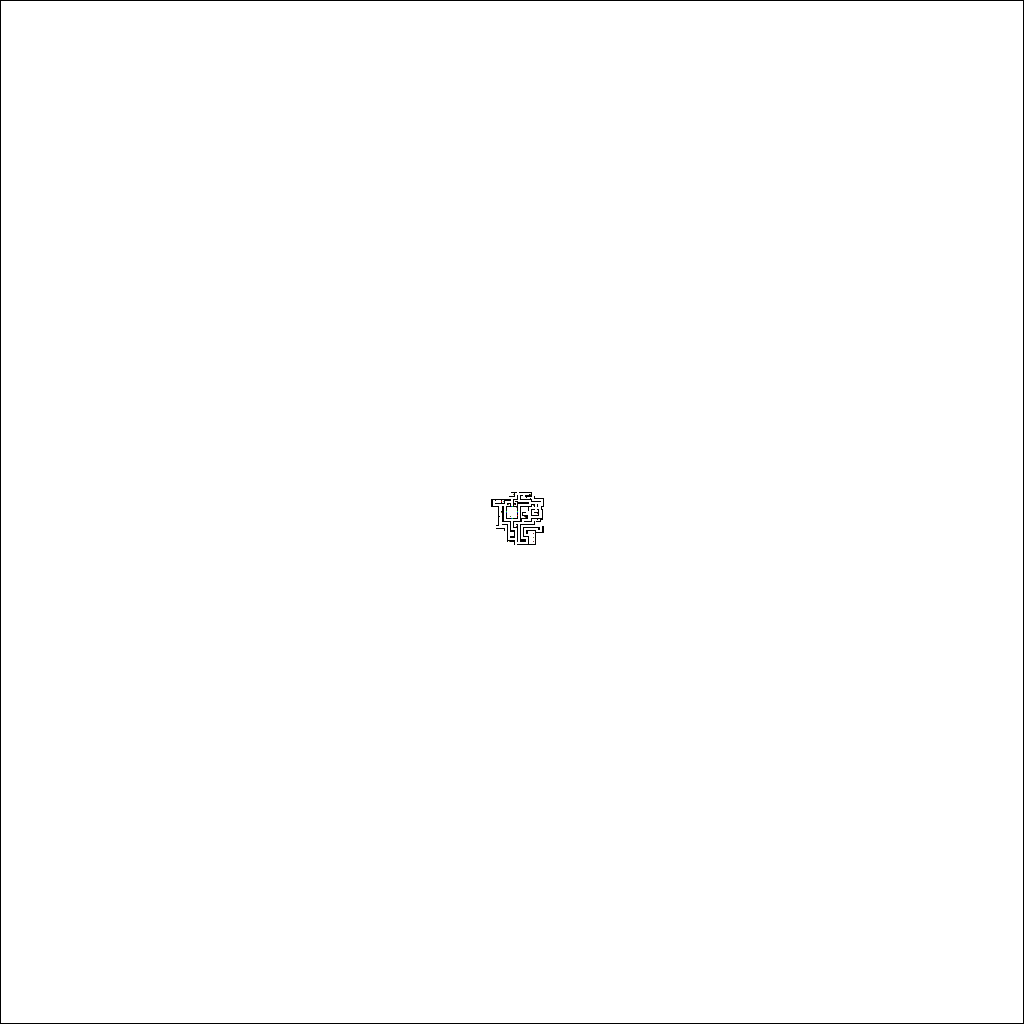
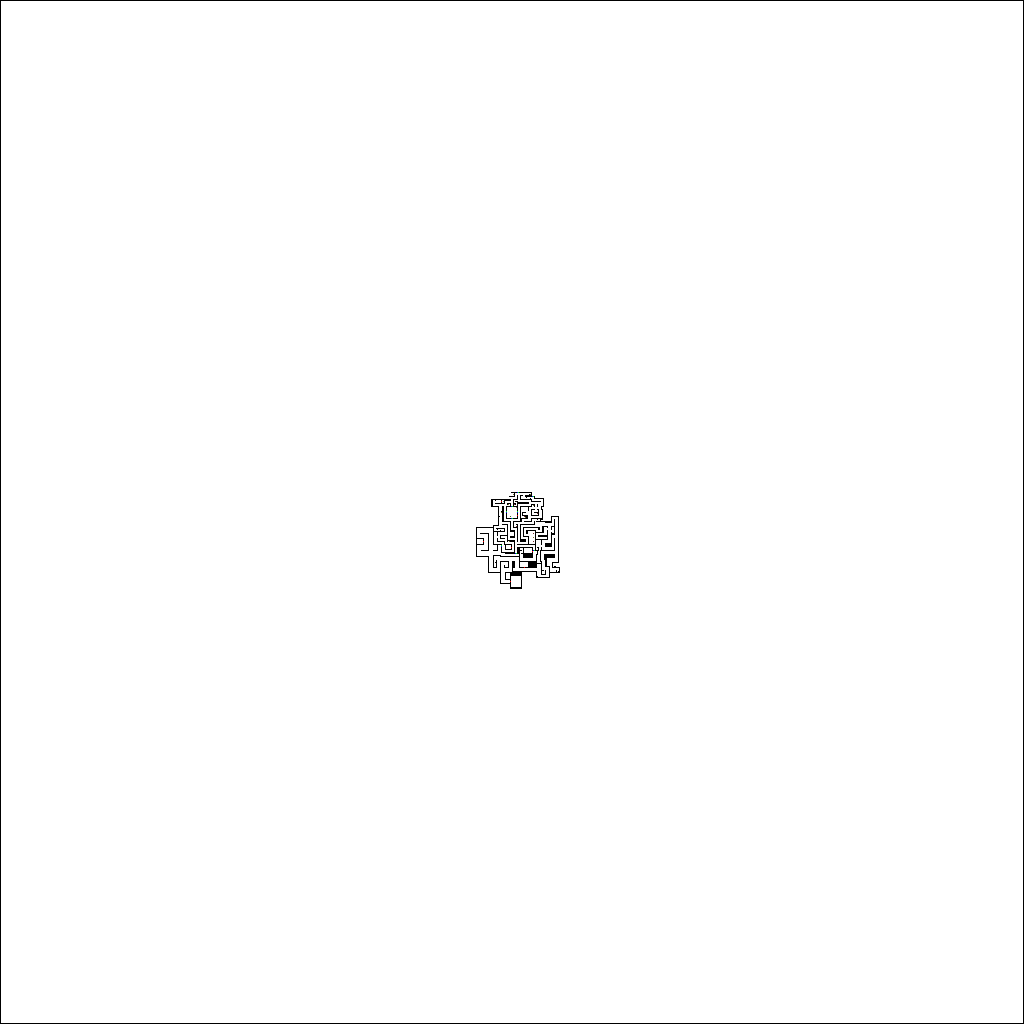
Two versions of the same layered image (1024x1024). Layer-by-layer changes:
painted on "Layer 1" over [476, 492, 560, 589]
